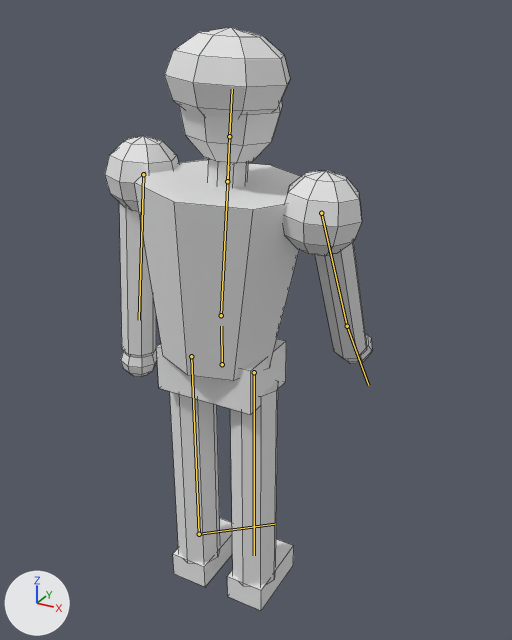
A saved change to the FBX model Assets/Art/Models/Hero.fbx.
One viewpoint serves both versions: a 50 mm lens placed at (1.012, -1.629, 1.826), pointed at (-0.004, 0.218, 0.903). The lights are fixed; the arrows at lower left show +X, +Y and +Z. The first picture is the older version. Both versions are drawn at frame 18 of the action 'Rig|Attack'; the numbers are the values there. The bones that change, and the others that lie on the model, are drawn over the model as lines. Mesh edges are drawn as thin lines.

The first picture shows 'Hero'.
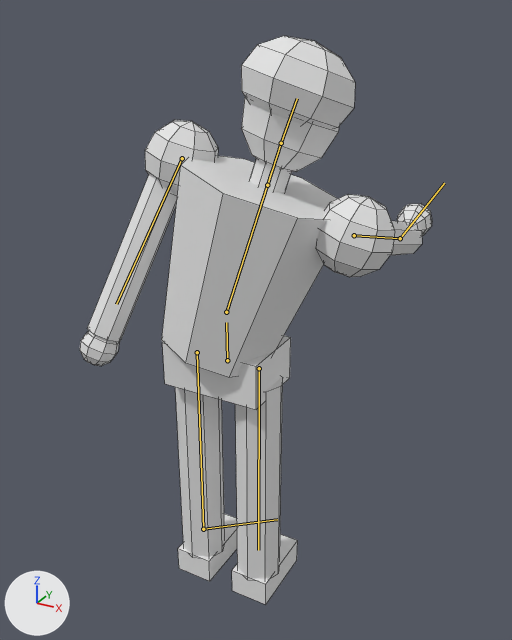
Pixel boxes (x1, y1, x2, y2) of what changed, in the pictures (512 x 640 px):
'Hero', posed (32% wider)
    before: (105, 27, 372, 611)
    after: (80, 36, 432, 605)
bone 'Hips', root to tip
    before: (222, 364) to (221, 326)
    after: (227, 360) to (226, 322)
bone 'Chest', root to tip
    before: (221, 315) to (228, 166)
    after: (226, 312) to (272, 170)
bone 'Head', root to tip
    before: (229, 136) to (232, 89)
    after: (281, 143) to (297, 98)
bone 'UpperArm_R', root to tip
    before: (321, 213) to (347, 326)
    after: (354, 235) to (400, 238)
bone 'Hand_R', root to tip
    before: (347, 326) to (368, 385)
    after: (400, 238) to (444, 183)
bone 'UpperArm_L', root to tip
    before: (143, 174) to (139, 320)
    after: (182, 158) to (116, 304)

Diff of the bpy script that builds the scene:
```diff
--- a/Assets/Art/Models/Hero.fbx.py
+++ b/Assets/Art/Models/Hero.fbx.py
@@ bone_hips @@
 bone_hips = bpy.data.objects['Rig'].pose.bones['Hips']
-bone_hips.location = (0.0, 0.0, 0.0)
+bone_hips.location = (0.0, 0.0, -0.03)
@@ bone_chest @@
 bone_chest = bpy.data.objects['Rig'].pose.bones['Chest']  # child of 'Hips'
-bone_chest.rotation_quaternion = (0.999, 0.0, 0.0, -0.037)  # degrees (0, 0, -4)
+bone_chest.rotation_quaternion = (0.989, -0.063, 0.009, -0.137)  # degrees (-7, 0, -16)
@@ bone_head @@
 bone_head = bpy.data.objects['Rig'].pose.bones['Head']  # child of 'Neck'
-bone_head.rotation_quaternion = (1.0, 0.0, 0.0, 0.0)  # degrees (0, 0, 0)
+bone_head.rotation_quaternion = (0.999, -0.042, 0.0, 0.0)  # degrees (-5, 0, 0)
@@ bone_upperarm_r @@
 bone_upperarm_r = bpy.data.objects['Rig'].pose.bones['UpperArm_R']  # child of 'Chest'
-bone_upperarm_r.rotation_quaternion = (0.966, 0.258, 0.0, 0.0)  # degrees (30, 0, 0)
+bone_upperarm_r.rotation_quaternion = (0.76, 0.65, 0.0, 0.0)  # degrees (81, 0, 0)
@@ bone_hand_r @@
 bone_hand_r = bpy.data.objects['Rig'].pose.bones['Hand_R']  # child of 'UpperArm_R'
-bone_hand_r.rotation_quaternion = (0.996, 0.092, 0.0, 0.0)  # degrees (11, 0, 0)
+bone_hand_r.rotation_quaternion = (0.972, 0.236, 0.0, 0.0)  # degrees (27, 0, 0)
@@ bone_upperarm_l @@
 bone_upperarm_l = bpy.data.objects['Rig'].pose.bones['UpperArm_L']  # child of 'Chest'
-bone_upperarm_l.rotation_quaternion = (1.0, 0.0, 0.0, 0.0)  # degrees (0, 0, 0)
+bone_upperarm_l.rotation_quaternion = (0.991, -0.137, 0.0, 0.0)  # degrees (-16, 0, 0)
```
